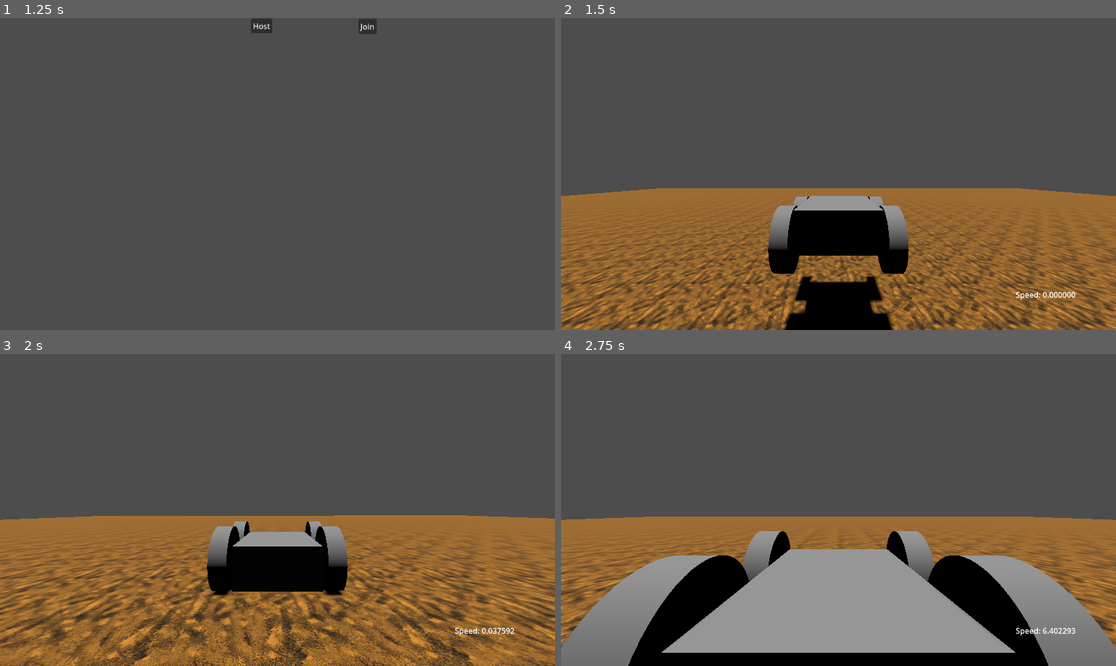
Above: before the commit, frames 1-4 (two rows, left to right).
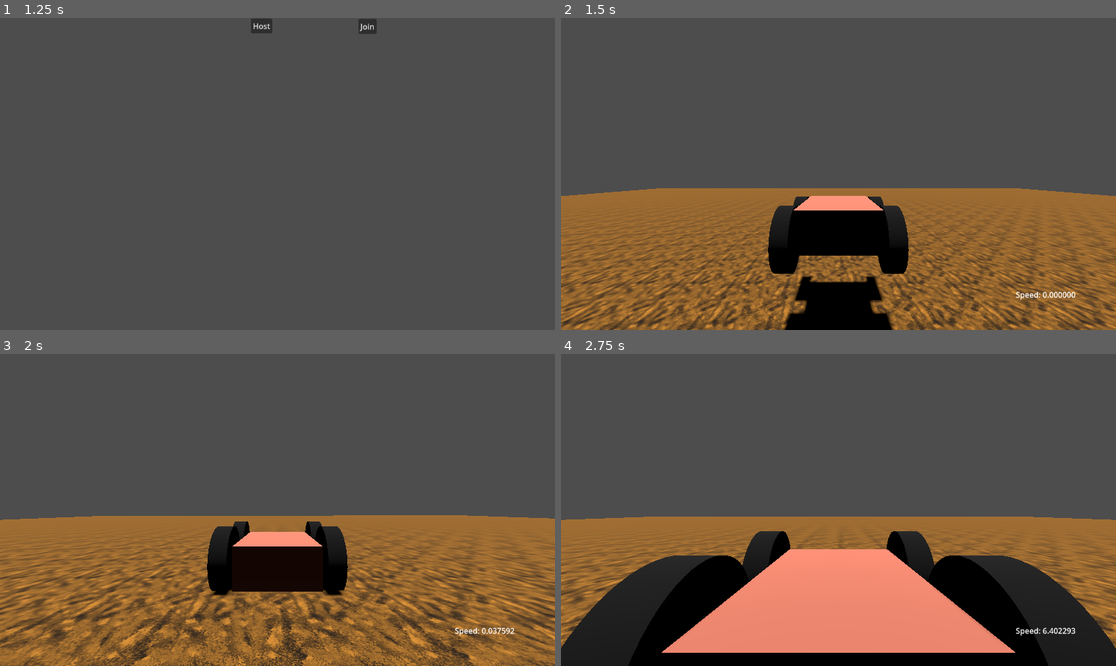
Above: after the commit, the same moments.

Repository: Aadniz/pqcrg
Game: Godot game, scene res://game_scene.tscn
Same seed, same stepped clock (60 frames per second), same inputs: the game is played once before the commit and once after it.
Inputs:
- Up to frame 1 (1.25 s): tap Enter at 0.5 s; hold D (right) from 0.53 s (still down)
- Up to frame 2 (1.5 s): release D (right) at 1.25 s; click "Host" at 1.25 s
- Up to frame 3 (2 s): no input
- Up to frame 4 (2.75 s): hold S (backward) from 2.03 s (still down)

Frame 1 is identical in both runs. In frame 2, 1.6% of the frame differs, in the area x 37-63%, y 57-74%; in frame 3, 1.6%; in frame 4, 23%, in the area x 0-100%, y 56-100%.

Commit message:
Added car colors

Diff:
--- a/multiplayergame/player.tscn
+++ b/multiplayergame/player.tscn
@@ -1,14 +1,22 @@
-[gd_scene load_steps=6 format=3 uid="uid://53bpqwpntxqw"]
+[gd_scene load_steps=8 format=3 uid="uid://53bpqwpntxqw"]
 
 [ext_resource type="Script" path="res://player.gd" id="1_w8jw2"]
 
+[sub_resource type="StandardMaterial3D" id="StandardMaterial3D_xde7h"]
+albedo_color = Color(0.905882, 0.501961, 0.407843, 1)
+
 [sub_resource type="BoxMesh" id="BoxMesh_iyj02"]
+material = SubResource("StandardMaterial3D_xde7h")
 size = Vector3(1.5, 0.5, 1)
 
 [sub_resource type="ConvexPolygonShape3D" id="ConvexPolygonShape3D_ssljt"]
 points = PackedVector3Array(0.727276, 0.25, 0.488636, -0.727138, -0.25, -0.488636, -0.727138, -0.25, 0.488636, -0.727138, 0.25, -0.488636, 0.727276, -0.25, -0.488636, 0.727276, 0.25, -0.488636, 0.727276, -0.25, 0.488636, -0.727138, 0.25, 0.488636)
 
+[sub_resource type="StandardMaterial3D" id="StandardMaterial3D_o4o01"]
+albedo_color = Color(0.0745098, 0.0745098, 0.0745098, 1)
+
 [sub_resource type="CylinderMesh" id="CylinderMesh_nlerg"]
+material = SubResource("StandardMaterial3D_o4o01")
 top_radius = 0.4
 bottom_radius = 0.4
 height = 0.2
